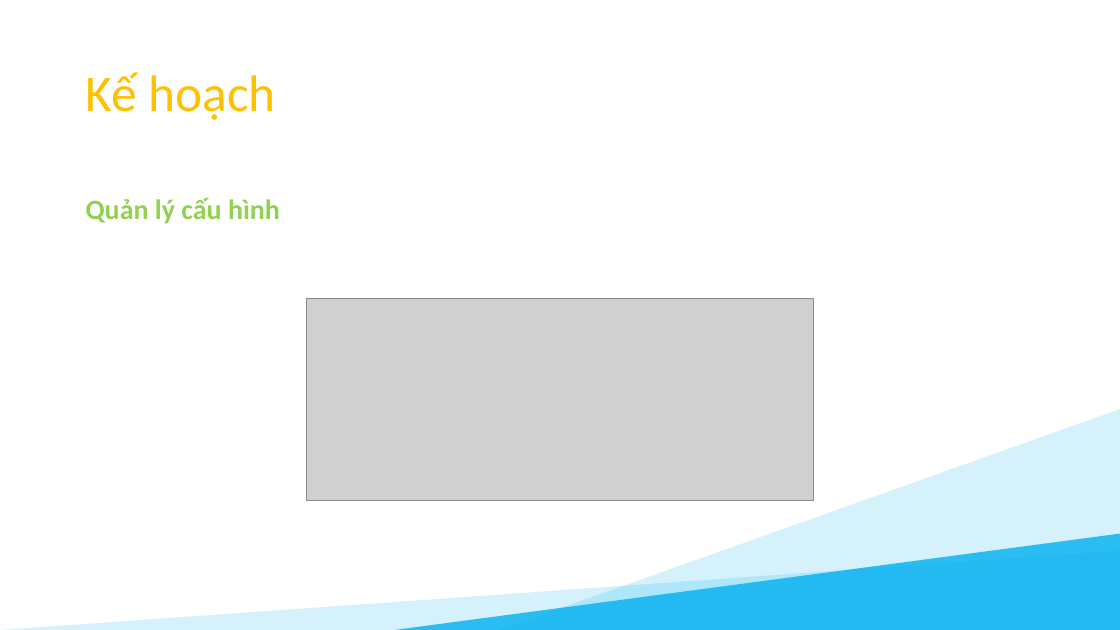
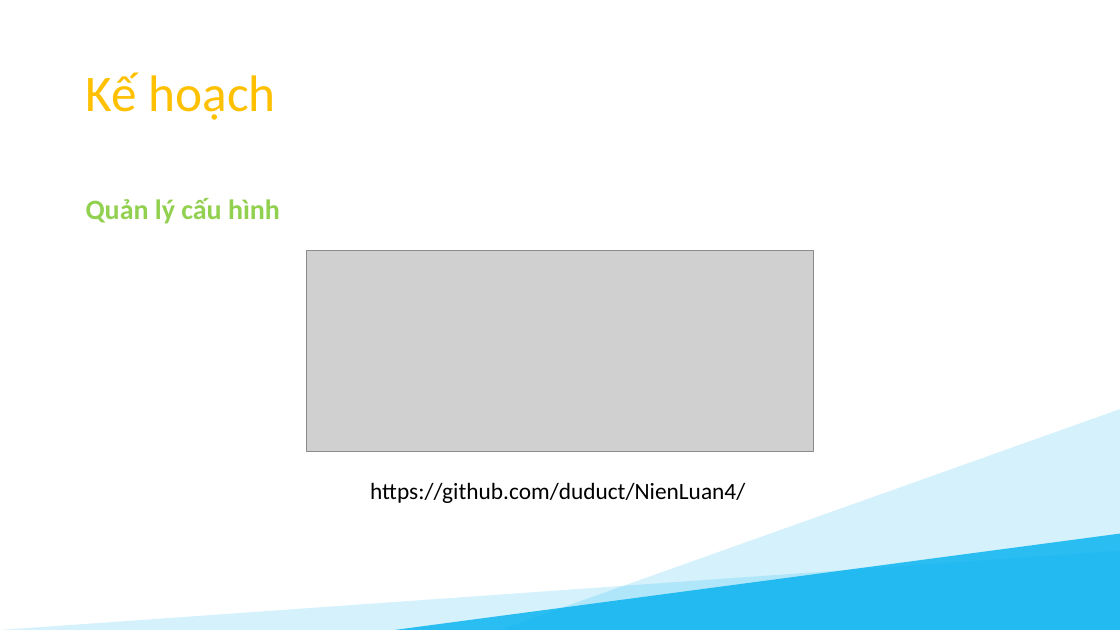
Before and after one commit to duduct/NienLuan4, a slide deck: slide 6 of docs/NL04_Báo cáo niên luận.pptx. Drawn at 1120x630 pixels with LibreOffice and Linux fonts; fonts in the diff are those of the drawing; grey boxes stand for pictures. Boxes give left, top, right and bottom in pixels: in the first picture for what was removed or moved away, otherwise in the second. Text is boxed around its words. In the diff, an @@ line names an element or a change of style, - is before the commit and + after.

```diff
--- a/docs/NL04_Báo cáo niên luận.pptx
+++ b/docs/NL04_Báo cáo niên luận.pptx
@@ picture: place and size @@
-picture at <box>307,299,814,501</box>
+picture at <box>307,250,814,452</box>
@@ text added at <box>370,482,745,503</box>, 20 pt, text #000000 @@
+https://github.com/duduct/NienLuan4/
```
Also in this commit, not shown: 3 other slides changed, 3 slides added, 1 other file.
